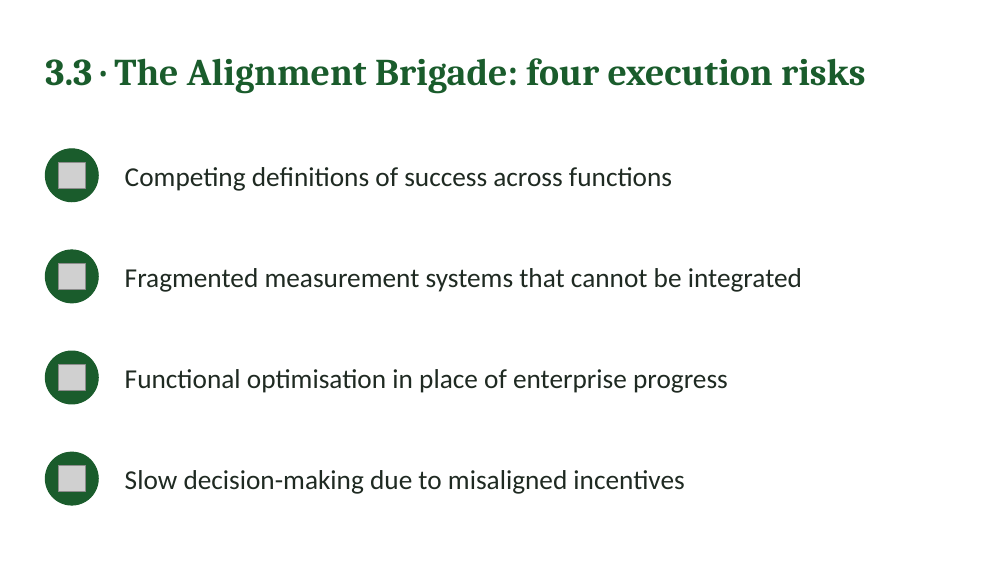
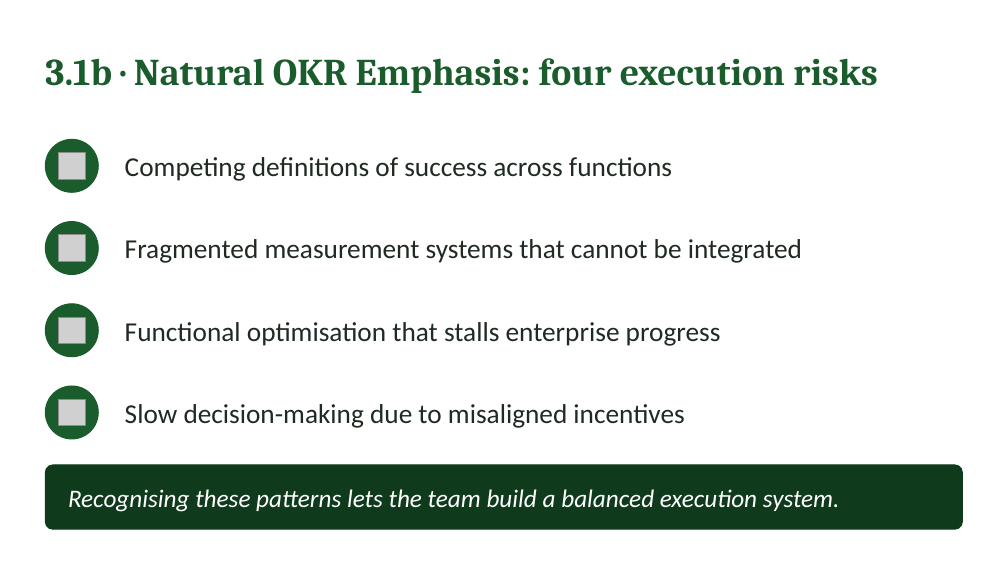
Before and after one commit to IBSL26/ibsl-platform, a slide deck: slide 25 of Unit decks/Unit 03 - SiP KISS Mapping & OKR Definition.pptx (slide 18 before the commit). Drawn at 1008x567 pixels with LibreOffice and Linux fonts; fonts in the diff are those of the drawing; grey boxes stand for pictures. Boxes give left, top, right and bottom in pixels: in the first picture for what was removed or moved away, otherwise in the second. Text is boxed around its words. In the diff, an @@ line names an element or a change of style, - is before the commit and + after.

```diff
--- a/Unit decks/Unit 03 - SiP KISS Mapping & OKR Definition.pptx
+++ b/Unit decks/Unit 03 - SiP KISS Mapping & OKR Definition.pptx
@@ text at <box>45,58,878,93</box>: text changed @@
-3.3 · The Alignment Brigade: four execution risks
+3.1b · Natural OKR Emphasis: four execution risks
@@ ellipse: place and size @@
-ellipse at <box>45,149,98,202</box>
+ellipse at <box>45,139,98,192</box>
@@ text "Competing definitions of success across ...": place and size @@
-text "Competing definitions of success across ..." at <box>125,167,672,191</box>
+text "Competing definitions of success across ..." at <box>125,157,672,181</box>
@@ picture: place and size @@
-picture at <box>59,162,85,188</box>
+picture at <box>59,153,85,179</box>
@@ text "Fragmented measurement systems that cannot ...": place and size @@
-text "Fragmented measurement systems that cannot ..." at <box>125,268,802,292</box>
+text "Fragmented measurement systems that cannot ..." at <box>125,239,802,263</box>
@@ ellipse: place and size @@
-ellipse at <box>45,250,98,303</box>
+ellipse at <box>45,222,98,274</box>
@@ picture: place and size @@
-picture at <box>59,263,85,290</box>
+picture at <box>59,235,85,262</box>
@@ ellipse: place and size @@
-ellipse at <box>45,452,98,505</box>
+ellipse at <box>45,304,98,357</box>
@@ picture: place and size @@
-picture at <box>59,364,85,391</box>
+picture at <box>59,317,85,343</box>
@@ text at <box>125,322,721,346</box>: text changed @@
-Functional optimisation in place of enterprise progress
+Functional optimisation that stalls enterprise progress
@@ ellipse: place and size @@
-ellipse at <box>45,351,98,404</box>
+ellipse at <box>45,386,98,439</box>
@@ text "Slow decision-making due to misaligned ...": place and size @@
-text "Slow decision-making due to misaligned ..." at <box>125,470,684,494</box>
+text "Slow decision-making due to misaligned ..." at <box>125,404,684,428</box>
@@ picture: place and size @@
-picture at <box>59,466,85,492</box>
+picture at <box>59,399,85,426</box>
@@ rounded rectangle added at <box>45,465,963,529</box>, fill #0F3B1C, outline #0F3B1C 1 pt @@
@@ text added at <box>68,489,840,512</box>, 24 pt, text #FFFFFF, italic @@
+Recognising these patterns lets the team build a balanced execution system.
```
Also in this commit, not shown: 12 other slides changed, 17 slides added, 12 slides removed, 26 other files.
